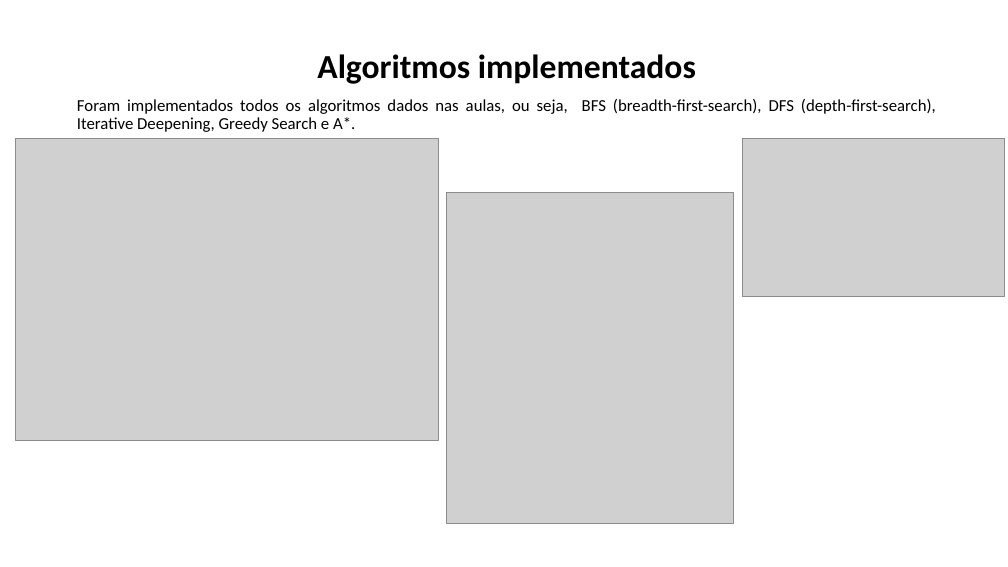
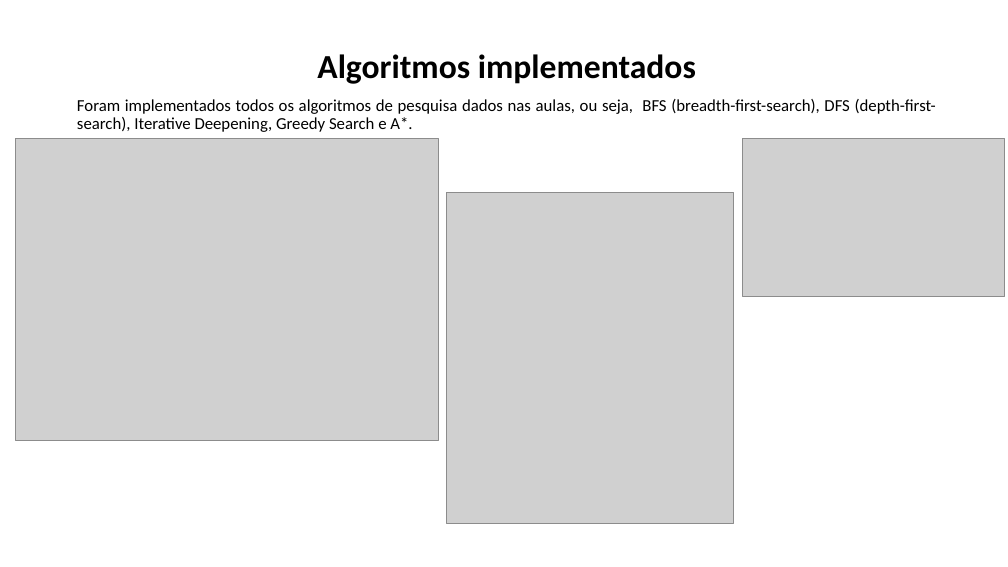
Before and after one commit to CoDyPhin/FEUP-IART, a slide deck: slide 6 of Apresentacao.pptx. Drawn at 1008x567 pixels with LibreOffice and Linux fonts; fonts in the diff are those of the drawing; grey boxes stand for pictures. Boxes give left, top, right and bottom in pixels: in the first picture for what was removed or moved away, otherwise in the second. Text is boxed around its words. In the diff, an @@ line names an element or a change of style, - is before the commit and + after.

```diff
--- a/Apresentacao.pptx
+++ b/Apresentacao.pptx
@@ text at (77, 99, 936, 132): text changed @@
-Foram implementados todos os algoritmos dados nas aulas, ou seja, BFS (breadth-first-search), DFS (depth-first-search), Iterative Deepening, Greedy Search e A*.
+Foram implementados todos os algoritmos de pesquisa dados nas aulas, ou seja, BFS (breadth-first-search), DFS (depth-first-search), Iterative Deepening, Greedy Search e A*.
```
Also in this commit, not shown: 5 other slides changed.
